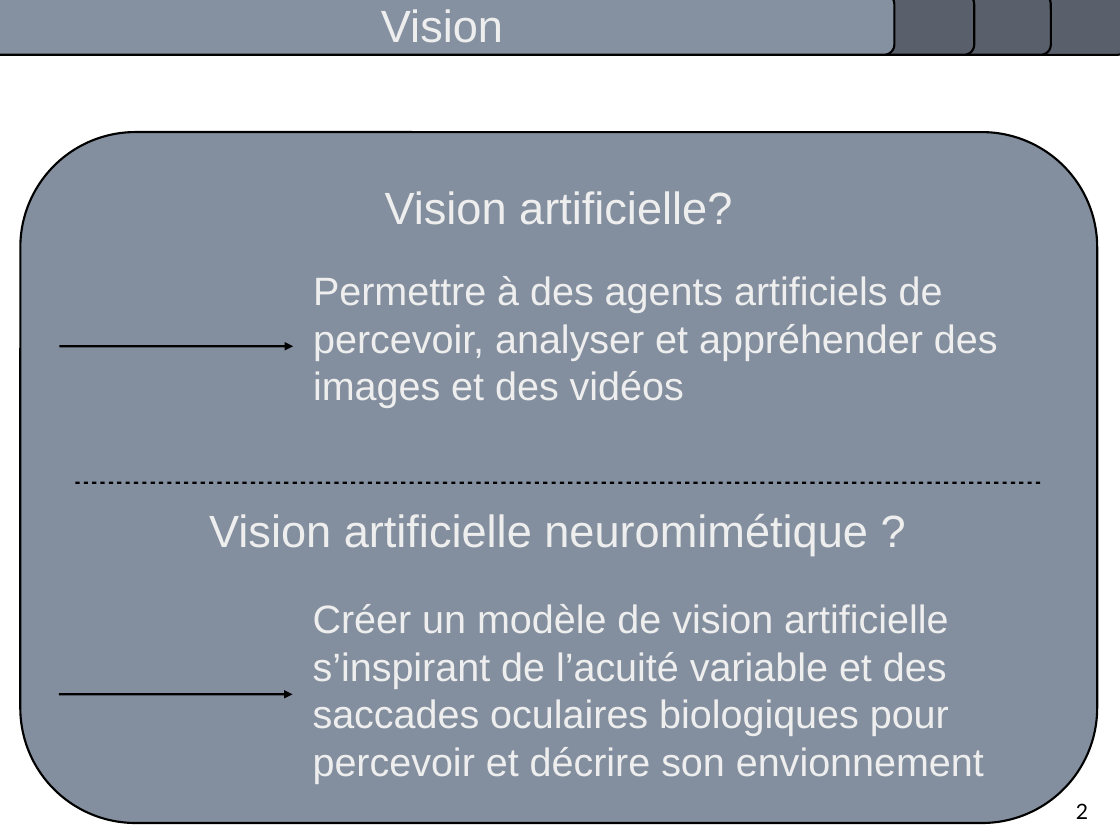
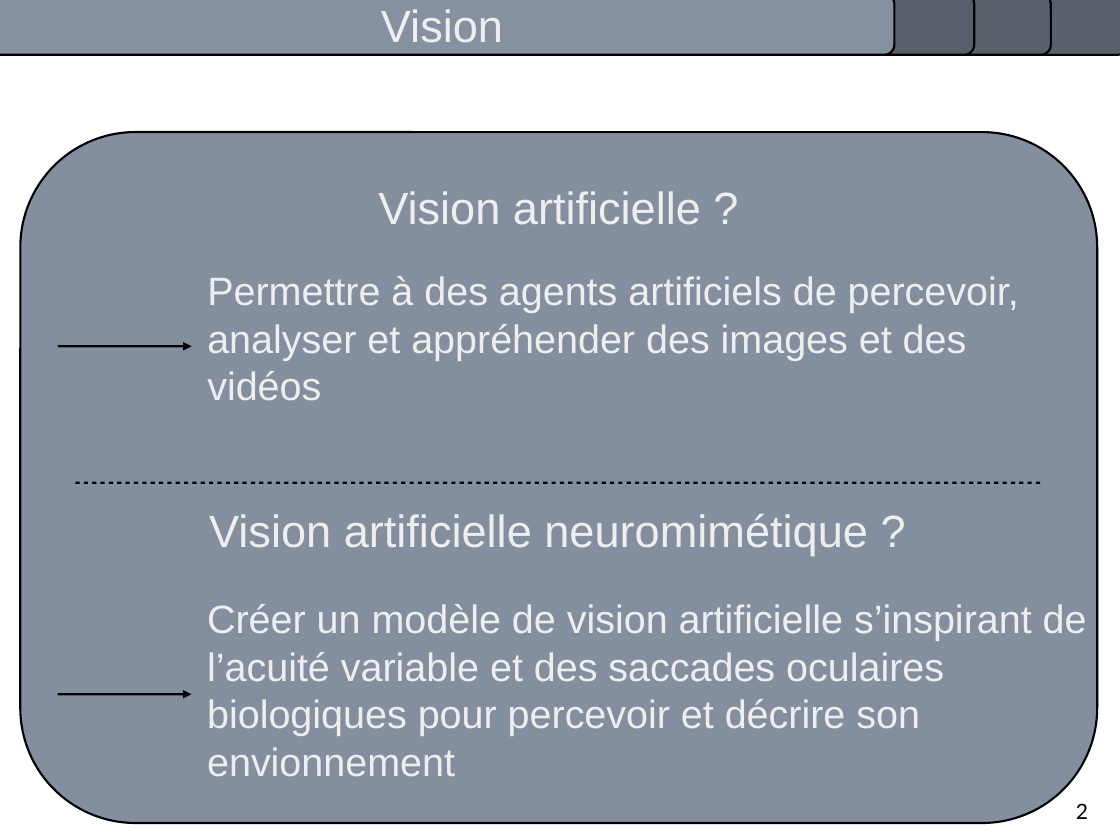
Before and after one commit to pierrealbiges/ActiveVision, a slide deck: slide 4 of LabBooks/Pres_orale.odp. Drawn at 1120x840 pixels with LibreOffice and Linux fonts; fonts in the diff are those of the drawing. Boxes give left, top, right and bottom in pixels: in the first picture for what was removed or moved away, otherwise in the second. Text is boxed around its words. In the diff, an @@ line names an element or a change of style, - is before the commit and + after.

```diff
--- a/LabBooks/Pres_orale.odp
+++ b/LabBooks/Pres_orale.odp
@@ text in rounded rectangle at box(378, 191, 701, 225): spaces changed @@
-Vision artificielle?
+Vision artificielle ?
@@ text "Permettre à des agents artificiels ..." rewrapped from box(313, 276, 998, 408) to box(207, 276, 1019, 400) @@
@@ arrow moved from (59, 347) - (293, 347) to (58, 347) - (192, 347) @@
@@ text "Créer un modèle de vision ..." rewrapped from box(313, 604, 984, 783) to box(207, 604, 1087, 776) @@
@@ arrow moved from (59, 694) - (293, 694) to (58, 694) - (191, 694) @@
```
Also in this commit, not shown: 9 other slides changed, 1 slide added, 1 other file.
